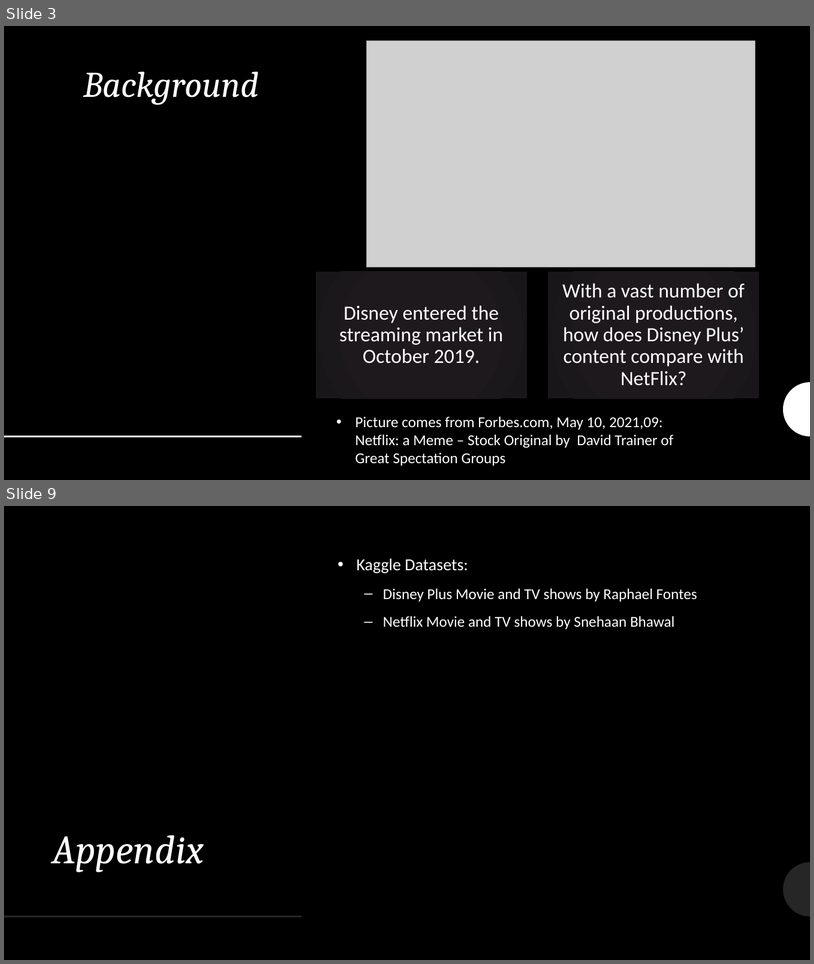
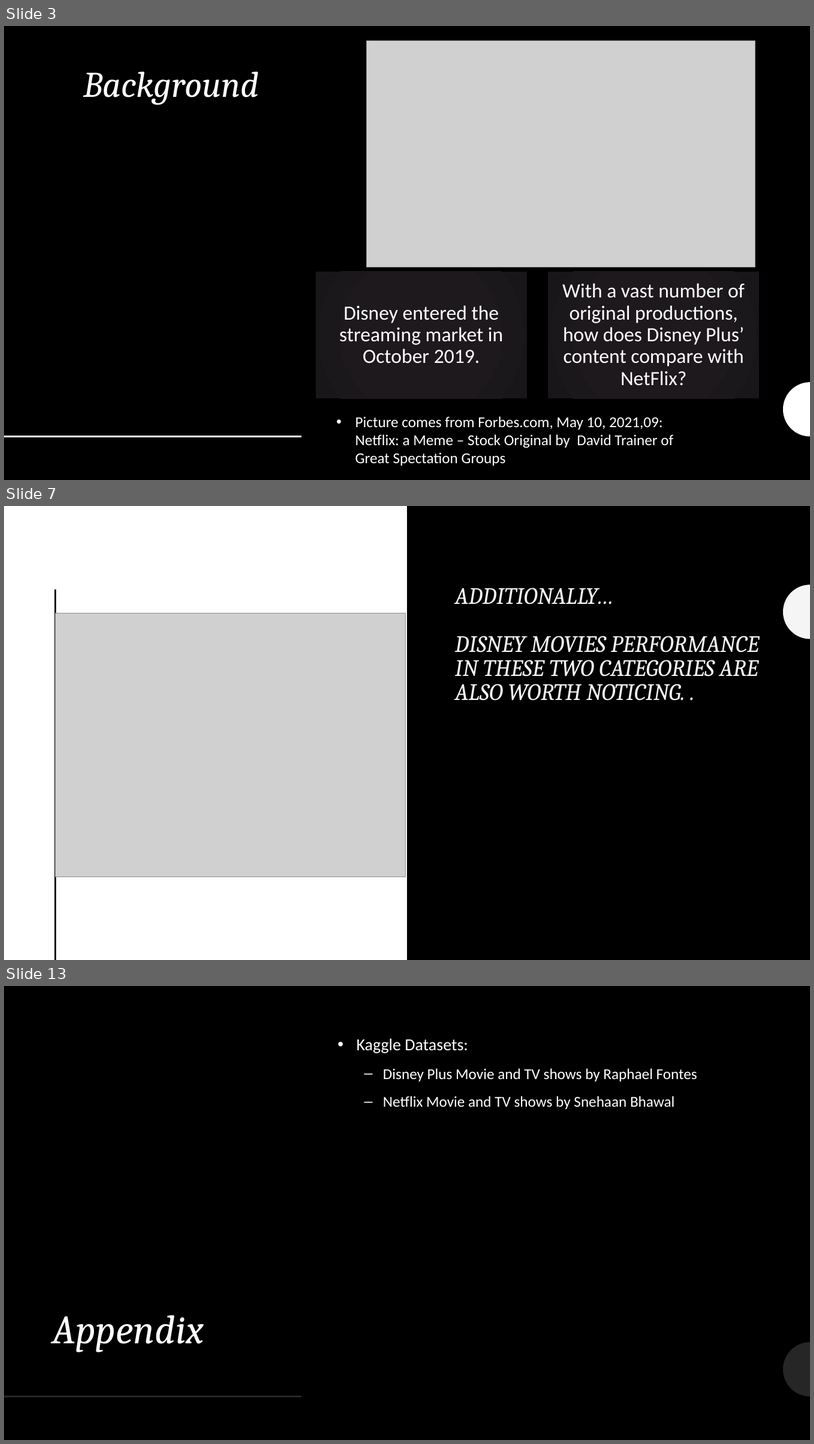
Before and after one commit to qwang27/Python_Into_Project, a slide deck: Analysis of Disney Plus Competitiveness over Netflix.pptx. Shown one above the other, each under a label of ours: slides 3 and 9 before the commit, slides 3, 7 and 13 after it; the slides between them are not shown. The pictures are 814x964 and 814x1444 pixels, drawn with LibreOffice and Linux fonts; fonts in the diff are those of the drawing; grey boxes stand for pictures. Boxes give left, top, right and bottom in pixels: in the first picture for what was removed or moved away, otherwise in the second. Text is boxed around its words. In the diff, an @@ line names an element or a change of style, - is before the commit and + after.

```diff
--- a/Analysis of Disney Plus Competitiveness over Netflix.pptx
+++ b/Analysis of Disney Plus Competitiveness over Netflix.pptx
@@ slide 7 added at [4,506,810,960], background #FFFFFF; not listed: 2 template elements that a slide beside it also shows @@
@@ rectangle added at [4,506,810,960], fill #000000 @@
@@ rectangle added at [4,506,408,960], fill #FFFFFF @@
@@ line added from (56, 589) to (56, 960), #1D1A1D 2 pt @@
@@ title added at [455,588,759,700], 28 pt, text #F5F5F5, italic @@
+ADDITIONALLY…
+DISNEY MOVIES PERFORMANCE IN THESE TWO CATEGORIES ARE ALSO WORTH NOTICING. .
@@ freeform shape added at [784,585,810,639], fill #1D1A1D @@
@@ freeform shape added at [784,585,810,639], fill #F5F5F5 @@
@@ picture added at [56,613,406,876] @@
@@ what was slide 9 is now slide 13 @@
```
Also in this commit, not shown: 3 slides changed, 5 other slides added, 2 slides removed, 3 other files.
